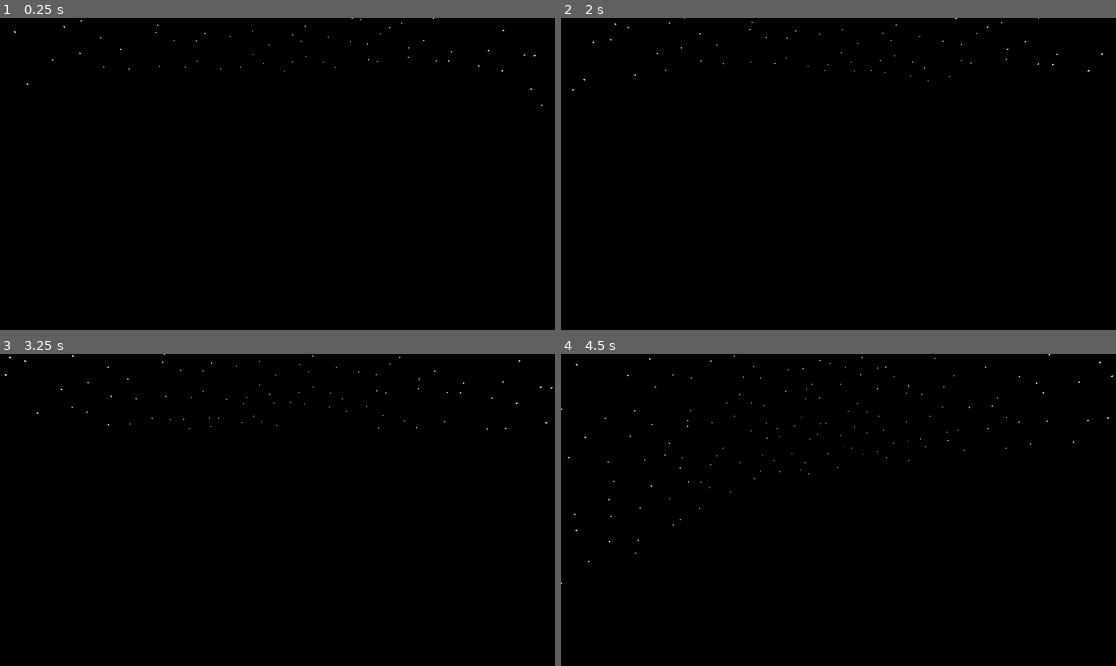
Above: before the commit, frames 1-4 (two rows, left to right).
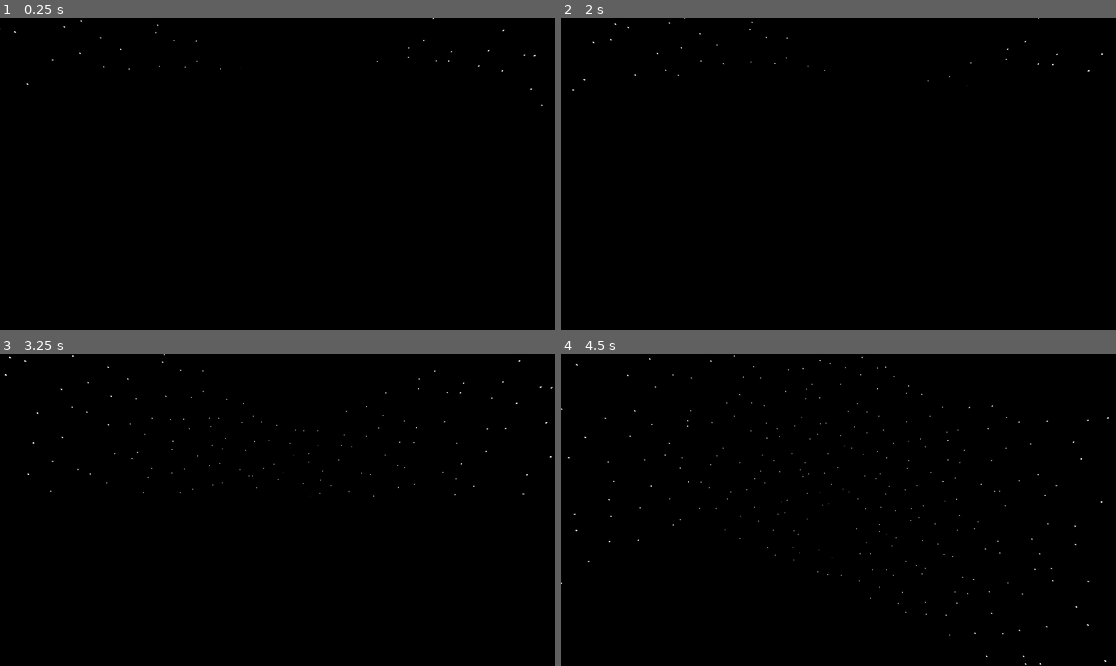
Above: after the commit, the same moments.

Repository: Harley-Townsend/Galacticats
Game: Godot game, scene res://Levels/TestLevel.tscn
The game is run twice, just before and just after one commit, with the same random seed, the same clock (stepped at 60 frames per second) and the same inputs.
Inputs (mouse positions are in pixels of both pictures, inside the frame that each line leads up to):
- Up to frame 1 (0.25 s): no input
- Up to frame 2 (2 s): tap Enter at 0.5 s; move the mouse to (866, 174) at 0.52 s; hold S (move_b) 0.53-1.28 s; tap E (interact) at 0.6 s; tap Space at 1.25 s; move the mouse to (810, 174) at 1.27 s; tap S (move_b) at 1.35 s; tap W (move_f) at 1.55 s
- Up to frame 3 (3.25 s): tap Enter at 2 s; move the mouse to (288, 503) at 2.02 s; hold W (move_f) 2.03-2.78 s; tap A (move_l) at 2.3, 2.85 s; move the mouse to (271, 516) at 2.77 s; tap D (move_r) at 3.05 s
- Up to frame 4 (4.5 s): tap Space at 3.5 s; move the mouse to (877, 513) at 3.52 s; hold D (move_r) 3.53-4.28 s; tap C (roll_l) at 3.8, 4.35 s; tap Escape (ui_cancel) at 4.15 s; tap Enter at 4.25 s; move the mouse to (672, 463) at 4.27 s

The runs differ from the first frame. In frame 1, less than 0.1% of the frame differs, in the area x 36-73%, y 0-18%; in frame 2, less than 0.1%; in frame 3, less than 0.1%; in frame 4, 0.1%, in the area x 13-100%, y 0-100%.

Commit message:
added booster particles
yup

Diff:
--- a/Levels/TestLevel.tscn
+++ b/Levels/TestLevel.tscn
@@ -41,4 +41,4 @@
 transform = Transform3D(1, 0, 0, 0, 1, 0, 0, 0, 1, 0, 1.34683, 0)
 
 [node name="Planet" parent="." instance=ExtResource("5_2yvdw")]
-transform = Transform3D(10, 0, 0, 0, 10, 0, 0, 0, 10, 25.7089, 35.8673, -63.1646)
+transform = Transform3D(1000, 0, 0, 0, 1000, 0, 0, 0, 1000, 72.5213, 281.962, -892.604)
--- a/Player/Player.gd
+++ b/Player/Player.gd
@@ -1,6 +1,4 @@
 extends CharacterBody3D
-
-@onready var active_manager = get_parent()
 
 @export var speed = 10
 @export var mouse_sensitivity = 0.002
@@ -10,29 +8,37 @@
 func _ready():
 	pass
 
+func _input(event):
+	if event is InputEventMouseMotion:
+		# Tilt the ship itself not just camera
+		rotate_y(-event.relative.x * mouse_sensitivity)
+		rotate_object_local(Vector3.RIGHT, -event.relative.y * mouse_sensitivity)  # Tilt SHIP
+
+	if event.is_action_pressed("ui_cancel"):
+		if Input.get_mouse_mode() == Input.MOUSE_MODE_CAPTURED:
+			Input.set_mouse_mode(Input.MOUSE_MODE_VISIBLE)
+		else:
+			Input.set_mouse_mode(Input.MOUSE_MODE_CAPTURED)
+
 #---------------- Constantly checking for -------------------------------------------
 func _physics_process(delta):
 
-	var is_active = active_manager.active
+	Input.mouse_mode = Input.MOUSE_MODE_CAPTURED
 
-	if is_active == 2:
+	var direction = Vector3.ZERO
+	# Movement
+	if Input.is_action_pressed("move_f"):
+		direction.z -= 1
+	if Input.is_action_pressed("move_b"):
+		direction.z += 1
+	if Input.is_action_pressed("move_l"):
+		direction.x -= 1
+	if Input.is_action_pressed("move_r"):
+		direction.x += 1
 
-		Input.mouse_mode = Input.MOUSE_MODE_CAPTURED
+	if direction != Vector3.ZERO:
+		direction = direction.normalized()
+	else:
+		velocity = Vector3.ZERO
 
-		var direction = Vector3.ZERO
-		# Movement
-		if Input.is_action_pressed("move_f"):
-			direction.z -= 1
-		if Input.is_action_pressed("move_b"):
-			direction.z += 1
-		if Input.is_action_pressed("move_l"):
-			direction.x -= 1
-		if Input.is_action_pressed("move_r"):
-			direction.x += 1
-
-		if direction != Vector3.ZERO:
-			direction = direction.normalized()
-		else:
-			velocity = Vector3.ZERO
-
-		move_and_slide()
+	move_and_slide()
--- a/PlayerShip/PlayerShip.gd
+++ b/PlayerShip/PlayerShip.gd
@@ -1,6 +1,4 @@
 extends CharacterBody3D
-
-@onready var active_manager = get_parent()
 
 @export var speed = 10.0
 @export var mouse_sensitivity = 0.002
@@ -33,48 +31,48 @@
 
 func _physics_process(delta):
 
-	var is_active = active_manager.active
+	# Controller look - tilt the ship
+	var right_stick_x = Input.get_joy_axis(0, JOY_AXIS_RIGHT_X)
+	var right_stick_y = Input.get_joy_axis(0, JOY_AXIS_RIGHT_Y)
+	rotate_y(-right_stick_x * controller_look_speed * delta)
+	rotate_object_local(Vector3.RIGHT, -right_stick_y * controller_look_speed * delta)  # Tilt SHIP
 
-	if is_active == 1:
-		# Controller look - tilt the ship
-		var right_stick_x = Input.get_joy_axis(0, JOY_AXIS_RIGHT_X)
-		var right_stick_y = Input.get_joy_axis(0, JOY_AXIS_RIGHT_Y)
-		rotate_y(-right_stick_x * controller_look_speed * delta)
-		rotate_object_local(Vector3.RIGHT, -right_stick_y * controller_look_speed * delta)  # Tilt SHIP
+	# Roll controls
+	var roll_input = 0.0
+	if Input.is_action_pressed("roll_l"):
+		roll_input += 1.0
+	if Input.is_action_pressed("roll_r"):
+		roll_input -= 1.0
+	rotate_object_local(Vector3.FORWARD, roll_input * roll_speed * delta)
 
-		# Roll controls
-		var roll_input = 0.0
-		if Input.is_action_pressed("roll_l"):
-			roll_input += 1.0
-		if Input.is_action_pressed("roll_r"):
-			roll_input -= 1.0
-		rotate_object_local(Vector3.FORWARD, roll_input * roll_speed * delta)
+	# Keep cam upright. This makes camera look forward but ship can tilt
+	$Pivot.rotation.x = 0  # Reset camera tilt
+	$Pivot.rotation.z = 0  # Reset camera roll
 
-		# Keep cam upright. This makes camera look forward but ship can tilt
-		$Pivot.rotation.x = 0  # Reset camera tilt
-		$Pivot.rotation.z = 0  # Reset camera roll
+	var direction = Vector3.ZERO
 
-		var direction = Vector3.ZERO
+	# Movement - ALWAYS go "forward" relative to SHIP
+	if Input.is_action_pressed("move_f"):
+		direction.z -= 1
+		$BoostParticles.emitting = true
+	# Move relative to SHIP'S orientation (not camera)
+	if direction != Vector3.ZERO:
+		direction = direction.normalized()
+		# Get SHIP'S orientation (not Pivot/camera)
+		var ship_basis = global_transform.basis
+		velocity = (ship_basis.x * direction.x + ship_basis.y * direction.y + ship_basis.z * direction.z) * speed
+	else:
+		velocity.z = move_toward(velocity.z, 0, 0.1)
+		velocity.y = move_toward(velocity.y, 0, 0.1)
+		velocity.x = move_toward(velocity.x, 0, 0.1)
+		$BoostParticles.emitting = false
 
-		# Movement - ALWAYS go "forward" relative to SHIP
-		if Input.is_action_pressed("move_f"):
-			direction.z -= 1
-		# Move relative to SHIP'S orientation (not camera)
-		if direction != Vector3.ZERO:
-			direction = direction.normalized()
-			# Get SHIP'S orientation (not Pivot/camera)
-			var ship_basis = global_transform.basis
-			velocity = (ship_basis.x * direction.x + ship_basis.y * direction.y + ship_basis.z * direction.z) * speed
-		else:
-			velocity.z = move_toward(velocity.z, 0, 0.1)
-			velocity.y = move_toward(velocity.y, 0, 0.1)
-			velocity.x = move_toward(velocity.x, 0, 0.1)
 
-			move_and_slide()
+	move_and_slide()
 
-			if can_land == true and Input.is_action_just_pressed("interact"):
-				print("Landed!")
-				land()
+	if can_land == true and Input.is_action_just_pressed("interact"):
+		print("Landed!")
+		land()
 
 #--------------------------------------- Functions --------------------------
 signal landing_complete
--- a/PlayerShip/PlayerShip.tscn
+++ b/PlayerShip/PlayerShip.tscn
@@ -21,6 +21,38 @@
 
 [sub_resource type="BoxShape3D" id="BoxShape3D_tok1r"]
 
+[sub_resource type="Curve" id="Curve_v8trk"]
+_data = [Vector2(0, 1), 0.0, 0.0, 0, 0, Vector2(1, 0.0224719), 0.0, 0.0, 0, 0]
+point_count = 2
+
+[sub_resource type="CurveTexture" id="CurveTexture_pt0d1"]
+curve = SubResource("Curve_v8trk")
+
+[sub_resource type="ParticleProcessMaterial" id="ParticleProcessMaterial_f2hcq"]
+emission_shape = 1
+emission_sphere_radius = 0.45
+gravity = Vector3(0, 0, 10)
+scale_min = 0.1
+scale_max = 0.5
+scale_curve = SubResource("CurveTexture_pt0d1")
+
+[sub_resource type="Gradient" id="Gradient_lw361"]
+colors = PackedColorArray(1, 0.87451, 0.0862745, 1, 0.831373, 0.184314, 0, 1)
+
+[sub_resource type="GradientTexture2D" id="GradientTexture2D_0f2va"]
+gradient = SubResource("Gradient_lw361")
+fill_from = Vector2(0, 0.00561798)
+fill_to = Vector2(1, 0.994382)
+
+[sub_resource type="StandardMaterial3D" id="StandardMaterial3D_583u0"]
+albedo_color = Color(1, 0.631373, 0.0196078, 1)
+albedo_texture = SubResource("GradientTexture2D_0f2va")
+ao_enabled = true
+ao_light_affect = 1.0
+
+[sub_resource type="BoxMesh" id="BoxMesh_jeuui"]
+material = SubResource("StandardMaterial3D_583u0")
+
 [node name="PlayerShip" type="CharacterBody3D" groups=["PlayerShips"]]
 script = ExtResource("1_l8h54")
 
@@ -35,3 +67,10 @@
 
 [node name="CollisionShape3D" type="CollisionShape3D" parent="."]
 shape = SubResource("BoxShape3D_tok1r")
+
+[node name="BoostParticles" type="GPUParticles3D" parent="."]
+transform = Transform3D(1, 0, 0, 0, 1, 0, 0, 0, 1, 0, 0, 0.843762)
+amount = 20
+lifetime = 0.7
+process_material = SubResource("ParticleProcessMaterial_f2hcq")
+draw_pass_1 = SubResource("BoxMesh_jeuui")
Not shown: 1 places in PlayerShip/PlayerShip.tscn that only renumber resources
